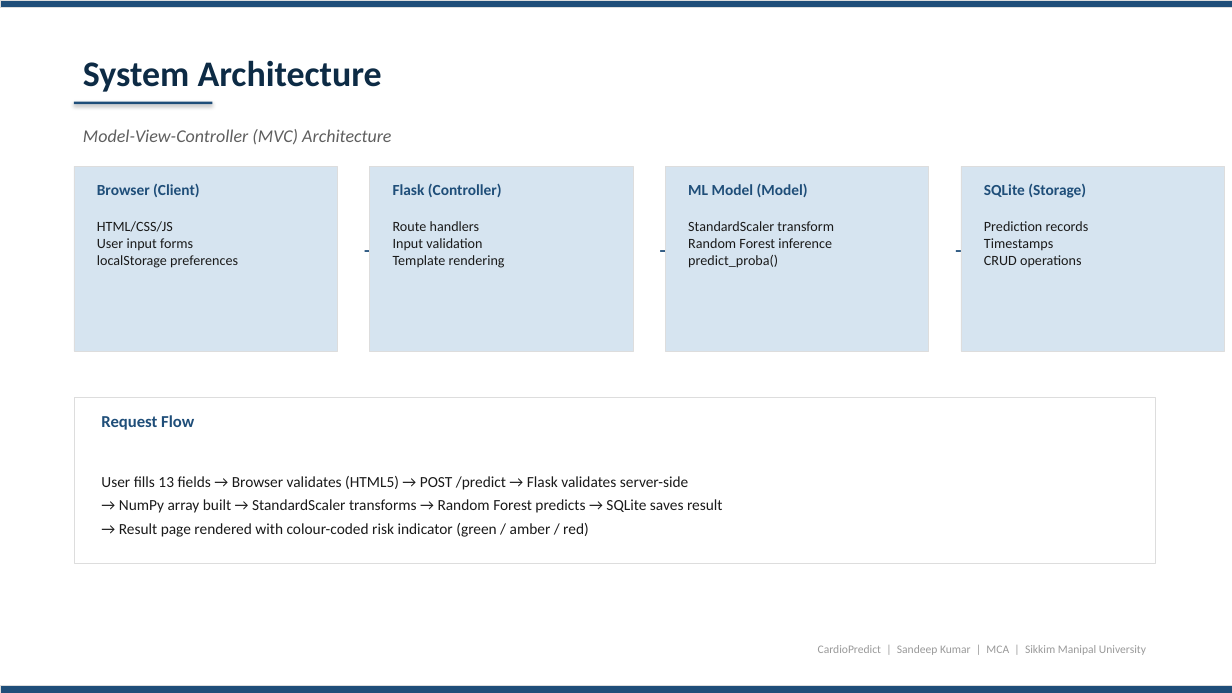
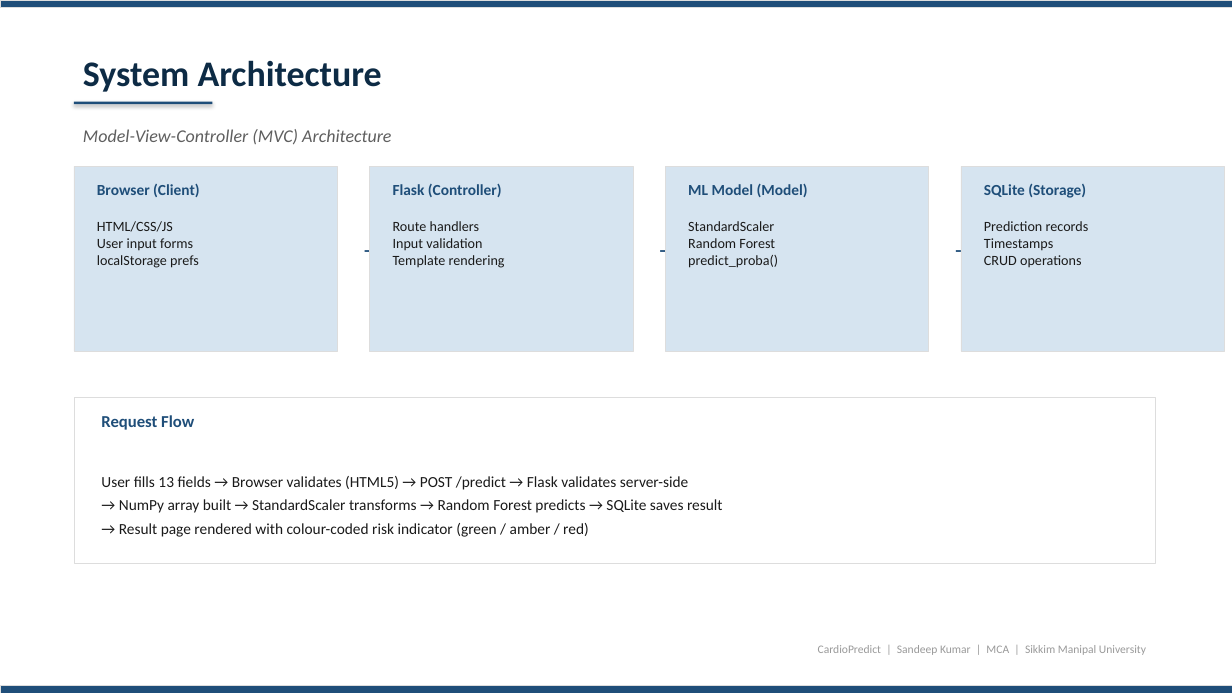
Before and after one commit to sandeeep-kr/HeartDiseaseProject, a slide deck: slide 11 of CardioPredict_Presentation.pptx. Drawn at 1232x693 pixels with LibreOffice and Linux fonts; fonts in the diff are those of the drawing. Boxes give left, top, right and bottom in pixels: in the first picture for what was removed or moved away, otherwise in the second. Text is boxed around its words. In the diff, an @@ line names an element or a change of style, - is before the commit and + after.

```diff
--- a/CardioPredict_Presentation.pptx
+++ b/CardioPredict_Presentation.pptx
@@ text at [97, 221, 199, 268]: text changed @@
-HTML/CSS/JS
-User input forms
-localStorage preferences
+HTML/CSS/JS
+User input forms
+localStorage prefs
@@ text at [688, 221, 778, 268]: text changed @@
-StandardScaler transform
-Random Forest inference
-predict_proba()
+StandardScaler
+Random Forest
+predict_proba()
```
Also in this commit, not shown: 10 other slides changed, 1 other file.
